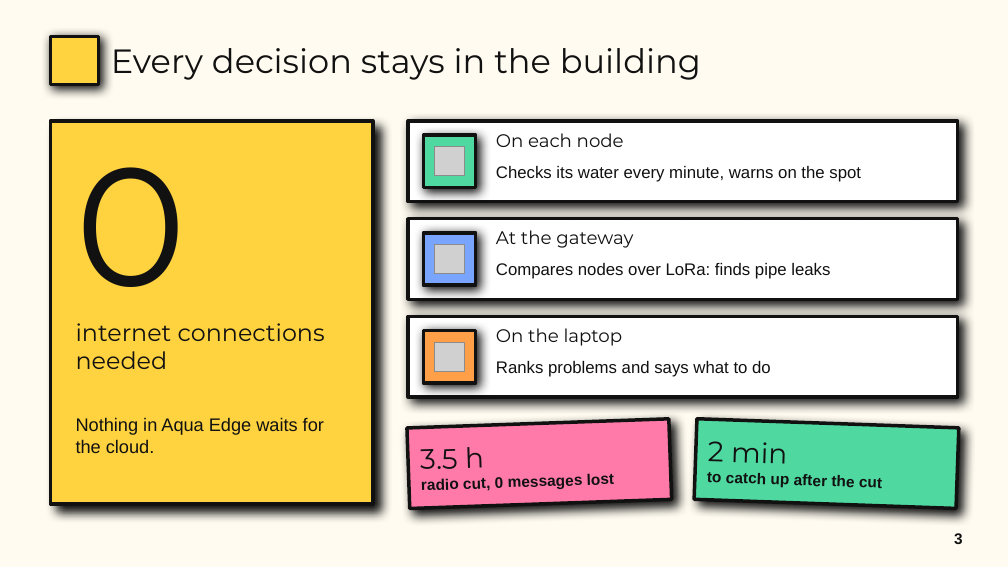
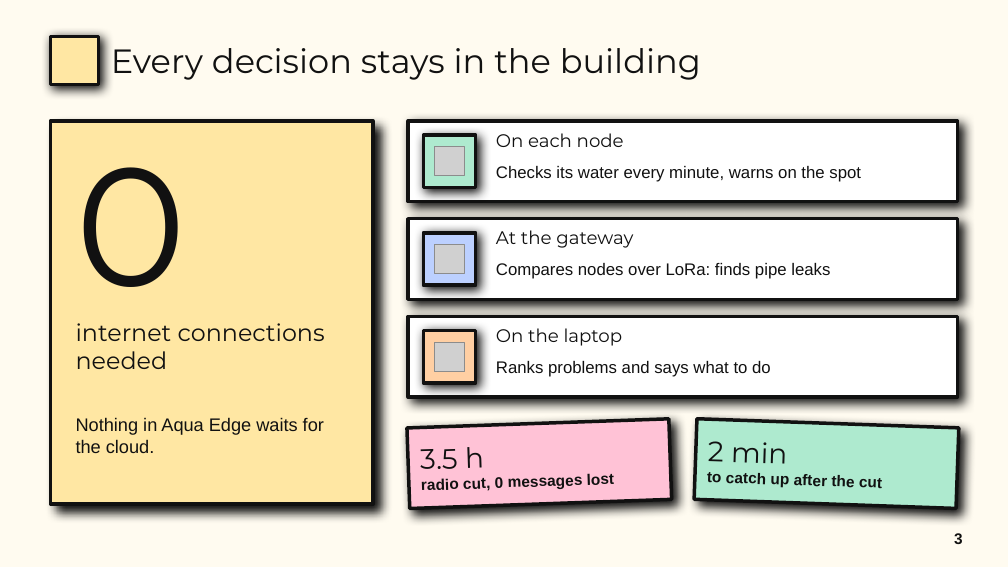
Before and after one commit to riyaa42/aqua_edge, a slide deck: slide 3 of presentation/final/aqua_edge_final_neobrutalism.pptx. Drawn at 1008x567 pixels with LibreOffice and Linux fonts; fonts in the diff are those of the drawing; grey boxes stand for pictures. Boxes give left, top, right and bottom in pixels: in the first picture for what was removed or moved away, otherwise in the second. Text is boxed around its words. In the diff, an @@ line names an element or a change of style, - is before the commit and + after.

Commit message:
Neobrutalism deck: softer pastel colours

```diff
--- a/presentation/final/aqua_edge_final_neobrutalism.pptx
+++ b/presentation/final/aqua_edge_final_neobrutalism.pptx
@@ rectangle at (x1=50, y1=36, x2=99, y2=85): fill #FFD23F to #FFE7A3 @@
@@ rectangle at (x1=50, y1=121, x2=373, y2=504): fill #FFD23F to #FFE7A3 @@
@@ rectangle at (x1=423, y1=135, x2=476, y2=187): fill #4FD8A0 to #AEEACF @@
@@ rectangle at (x1=423, y1=233, x2=476, y2=285): fill #7AA5FF to #BCD0FF @@
@@ rectangle at (x1=423, y1=331, x2=476, y2=383): fill #FFA048 to #FFCFA3 @@
@@ rectangle at (x1=407, y1=419, x2=672, y2=509): fill #FF7AA8 to #FFC2D6 @@
@@ rectangle at (x1=694, y1=419, x2=959, y2=509): fill #4FD8A0 to #AEEACF @@
```
Also in this commit, not shown: 11 other slides changed, 1 other file.
